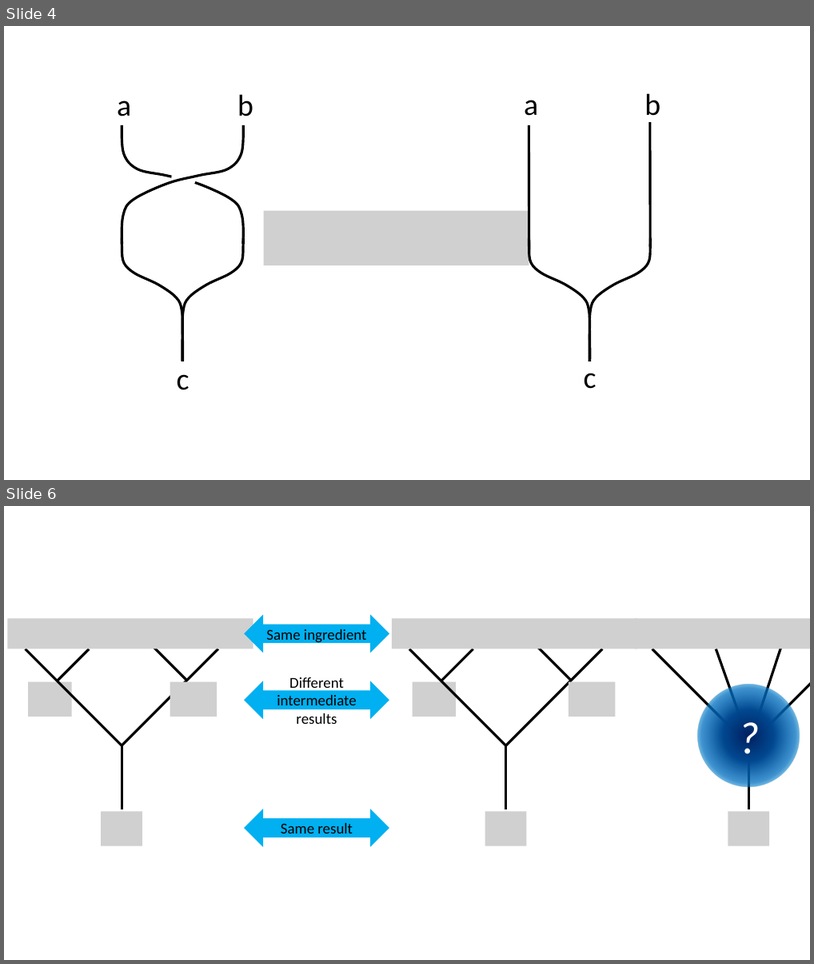
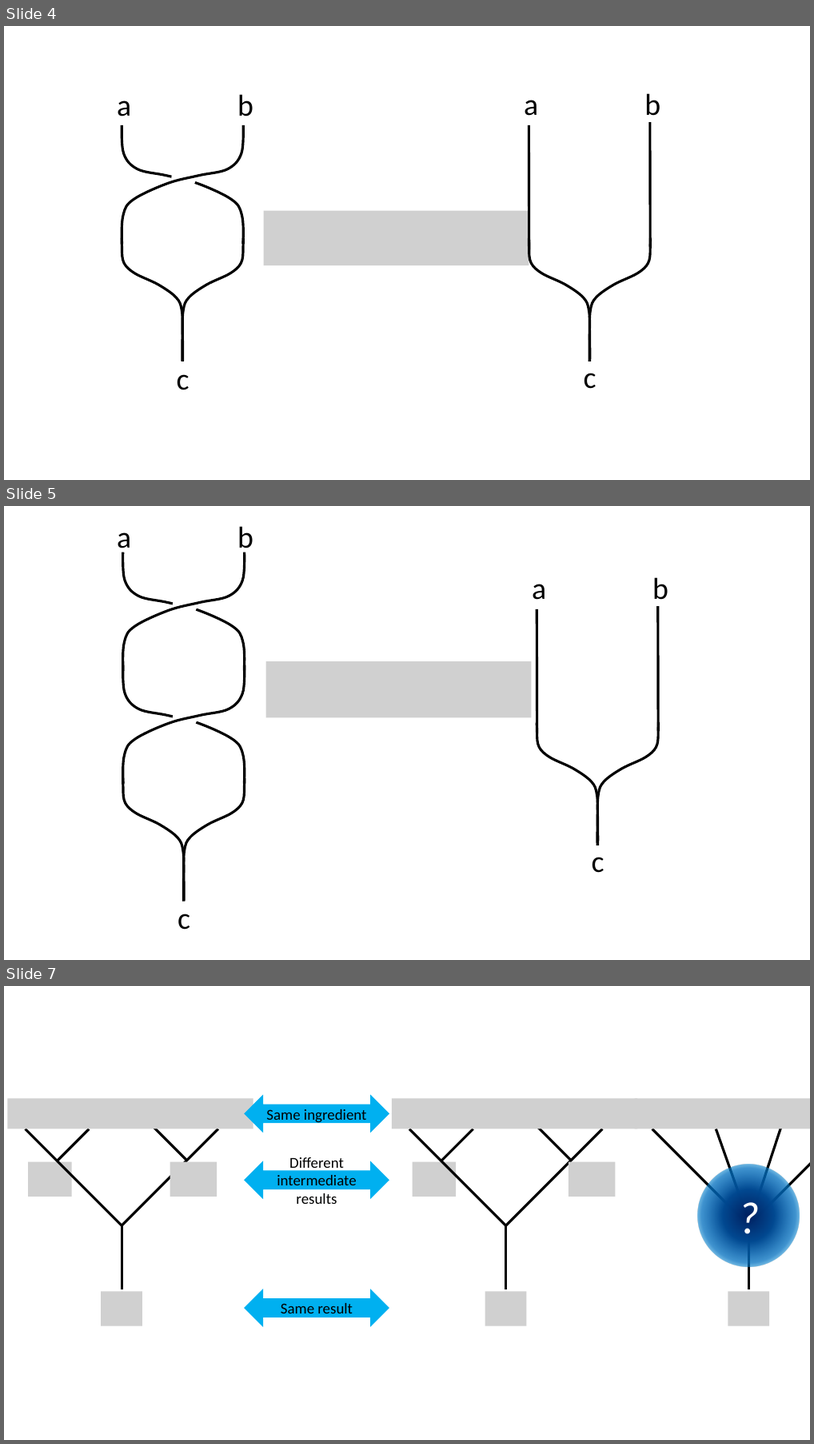
Before and after one commit to yk-liu/yk-liu.github.io, a slide deck: _posts/2019-04-13-Introduction-to-QC-and-TQC-Braiding-Anyons/assets/pics.source.pptx. Shown one above the other, each under a label of ours: slides 4 and 6 before the commit, slides 4, 5 and 7 after it; the slides between them are not shown. The pictures are 814x964 and 814x1444 pixels, drawn with LibreOffice and Linux fonts; fonts in the diff are those of the drawing; grey boxes stand for pictures. Boxes give left, top, right and bottom in pixels: in the first picture for what was removed or moved away, otherwise in the second. Text is boxed around its words. In the diff, an @@ line names an element or a change of style, - is before the commit and + after.

```diff
--- a/_posts/2019-04-13-Introduction-to-QC-and-TQC-Braiding-Anyons/assets/pics.source.pptx
+++ b/_posts/2019-04-13-Introduction-to-QC-and-TQC-Braiding-Anyons/assets/pics.source.pptx
@@ slide 5 added at [4, 506, 810, 960], background #FFFFFF @@
@@ text added at [238, 526, 254, 555], 36 pt, text #000000 @@
+b
@@ text added at [117, 532, 131, 555], 36 pt, text #000000 @@
+a
@@ group added at [123, 552, 245, 929]: 6 freeform shapes, 2 ellipses, 1 text @@
+c
@@ text added at [653, 577, 669, 600], 36 pt, text #000000 @@
+b
@@ text added at [532, 584, 546, 600], 36 pt, text #000000 @@
+a
@@ line added from (538, 733) to (537, 609), #000000 3 pt @@
@@ line added from (658, 731) to (658, 607), #000000 3 pt @@
@@ picture added at [266, 661, 531, 718] @@
@@ freeform shape added at [537, 722, 598, 844], outline #000000 3 pt @@
@@ freeform shape added at [598, 722, 659, 844], outline #000000 3 pt @@
@@ text added at [592, 856, 605, 872], 36 pt, text #000000 @@
+c
@@ what was slide 6 is now slide 7 @@
```
Also in this commit, not shown: 4 other slides added, 1 slide removed, 5 other files.
